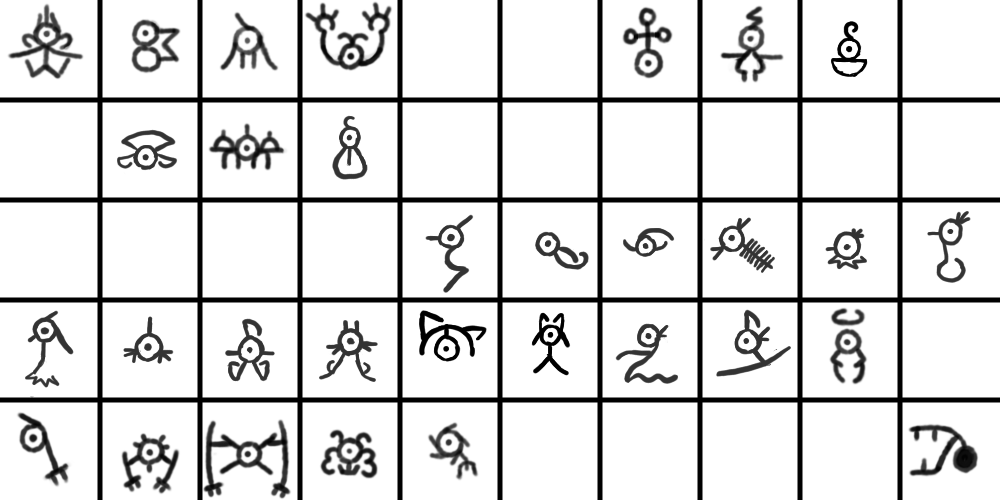
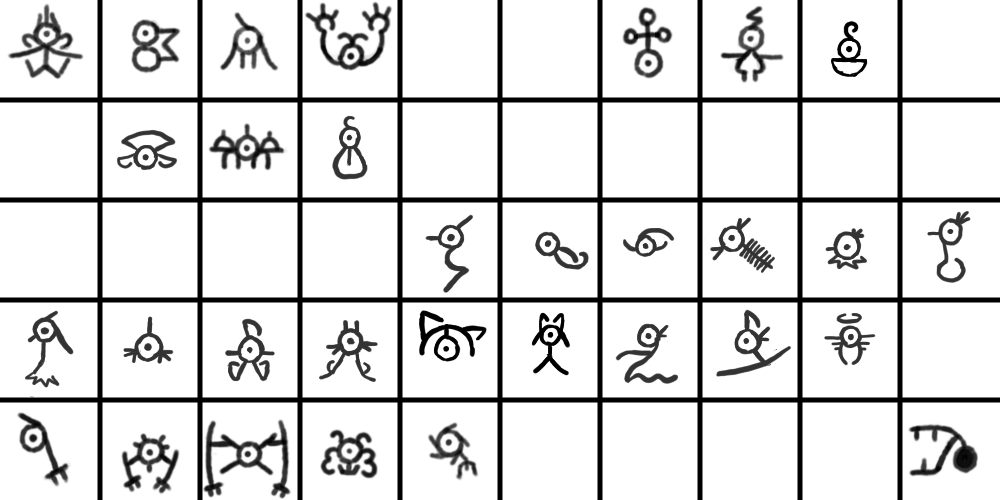
Revision of a layered w=1000, h=500 image; what changed, layer by layer:
painted on "Paint Layer 1" over [824, 307, 876, 385]
